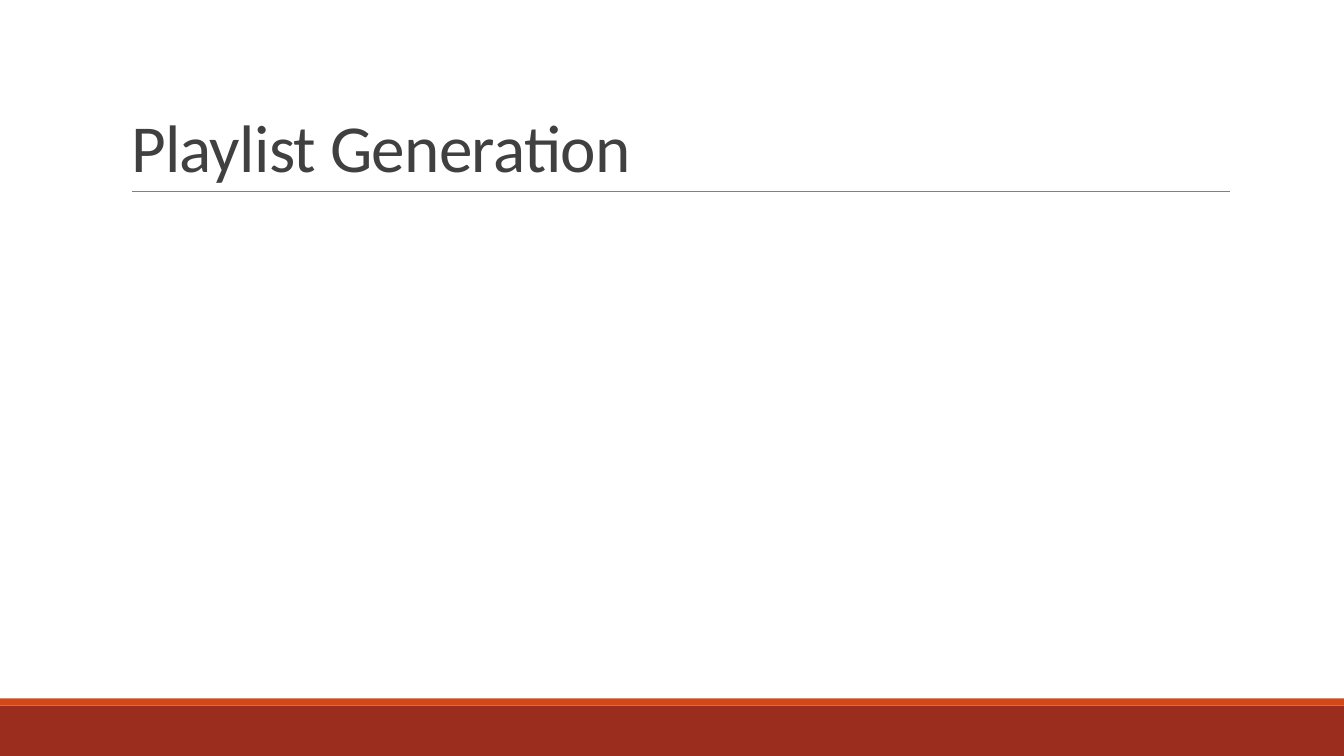
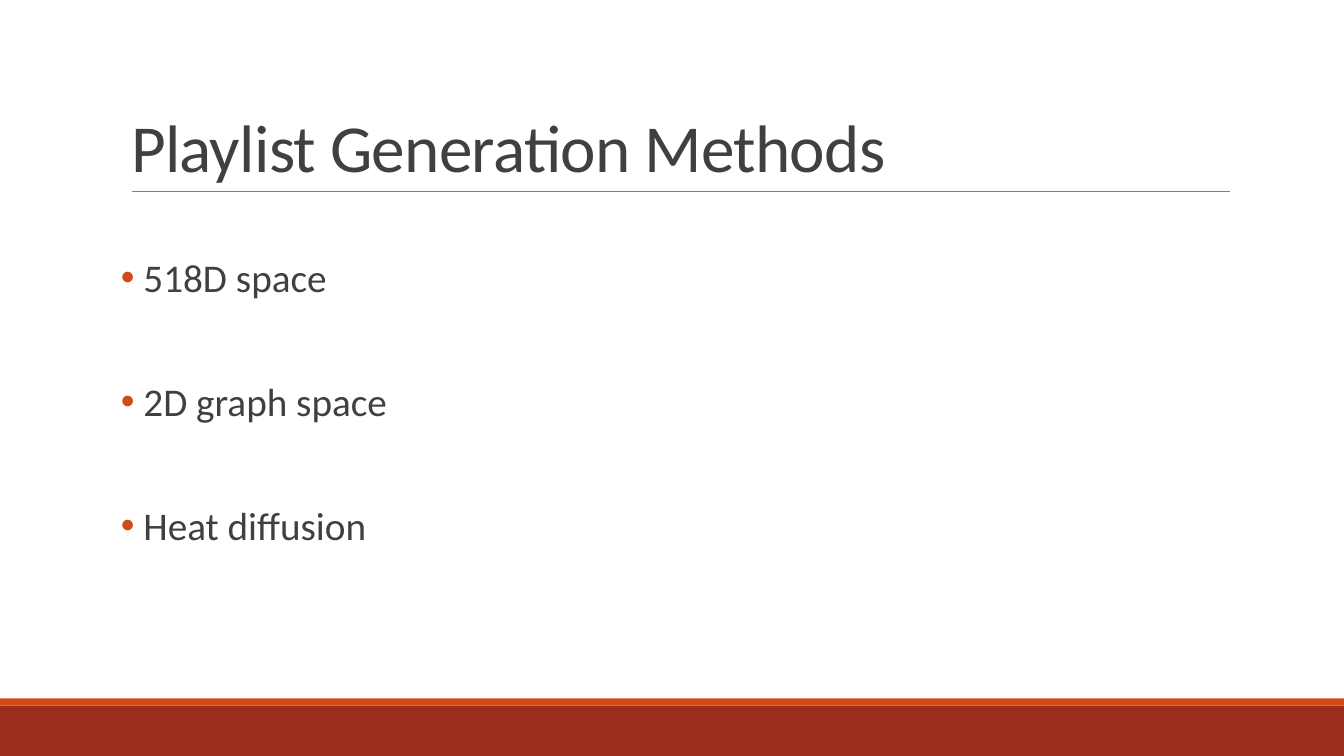
Before and after one commit to TTimTT/NTDS_Project, a slide deck: slide 4 of Project/Oral/Project_Presentation.pptx. Drawn at 1344x756 pixels with LibreOffice and Linux fonts; fonts in the diff are those of the drawing. Boxes give left, top, right and bottom in pixels: in the first picture for what was removed or moved away, otherwise in the second. Text is boxed around its words. In the diff, an @@ line names an element or a change of style, - is before the commit and + after.

```diff
--- a/Project/Oral/Project_Presentation.pptx
+++ b/Project/Oral/Project_Presentation.pptx
@@ title at <box>131,125,885,183</box>: text changed @@
-Playlist Generation
+Playlist Generation Methods
@@ text added at <box>143,265,387,541</box>, 28 pt, text #404040 @@
+• 518D space
+• 2D graph space
+• Heat diffusion
```
Also in this commit, not shown: 3 other slides changed, 4 slides added, 4 slides removed.
